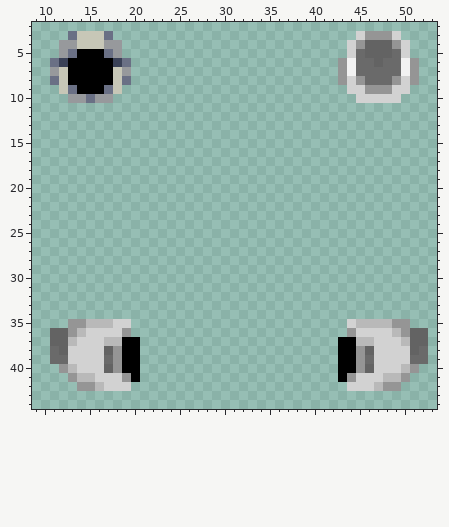
Edited in one commit: pixel-art sprite (Resources/Textures/Mobs/Species/IPC/parts.rsi/head_m.png). Above, as it was before the edit.
The file is 64x64 pixels. Colours within 5 levels of each other are drawn and written as one. Shown: x 9..53, y 2..44.
Now the later version:
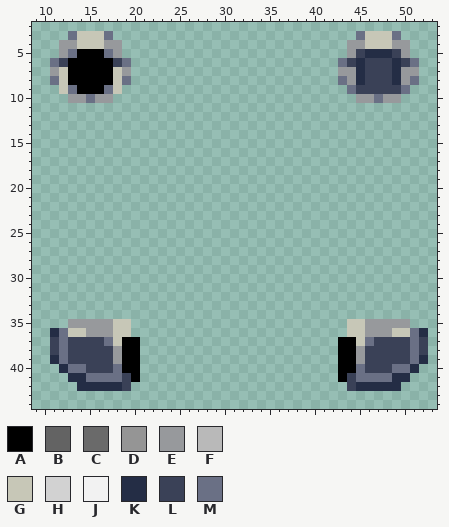
Palette (. is transparent): A #000000  B #636363  C #6a6a6a  D #959595  E #97999c  F #b9b9b9  G #c7c7b7  H #d2d2d2  J #f2f2f2  K #242d45  L #3a4157  M #6a7085
Changes in this commit:
Changed rows in their new state; - is an unchanged pixel.
first column x 43:
 3 --MGGGM--
 4 -EEGGGEE-
 5 -ELKKKLE-
 6 MLKLLLKLM
 7 EEKLLLKEE
 8 MEKLLLKEM
 9 -MLLLLLM-
10 --EEMEE--
first column x 11:
35 --EEEEEGG------------------------GGEEEEE--
36 KMGGEEEGG------------------------GGEEEGGMK
37 LMLLLLMG--------------------------GMLLLLML
38 LMLLLLLE--------------------------ELLLLLML
39 KMLLLLLE--------------------------ELLLLLMK
40 -KMMLLLM--------------------------MLLLMMK-
41 --KKMMMML------------------------LMMMMKK--
42 ---KKKKKL------------------------LKKKKK---
